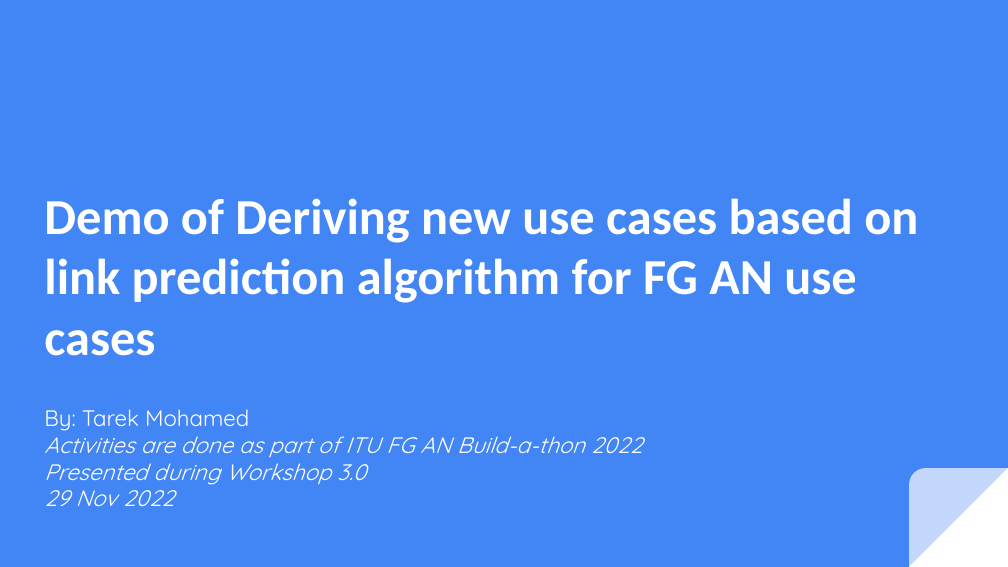
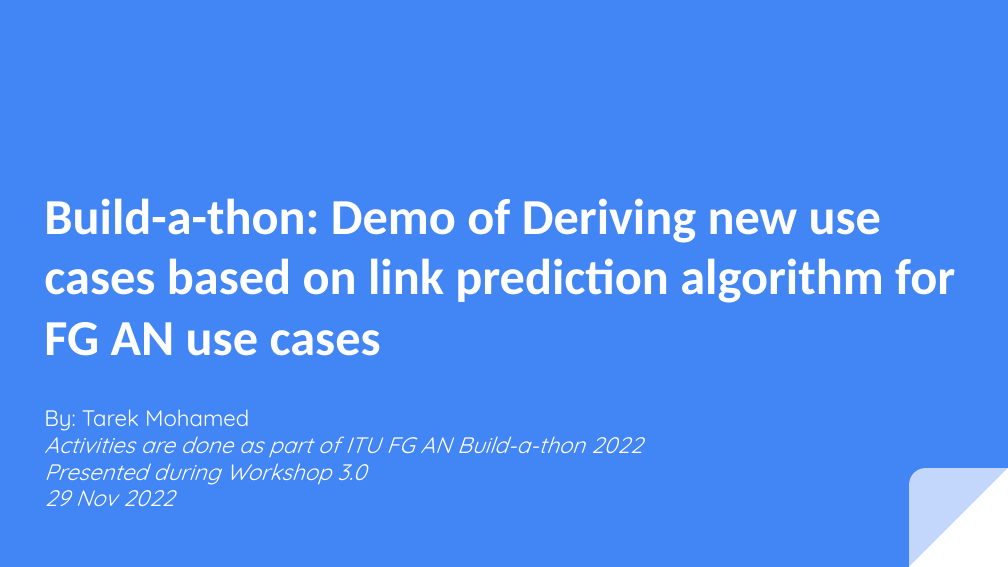
Before and after one commit to ITU-AI-ML-in-5G-Challenge/ITU-ML5G-PS-010-Build-a-thon-InnovNet, a slide deck: slide 1 of presentation/Final presentation of Deriving new use cases based on link prediction algorithm for FG AN use cases.pptx. Drawn at 1008x567 pixels with LibreOffice and Linux fonts; fonts in the diff are those of the drawing. Boxes give left, top, right and bottom in pixels: in the first picture for what was removed or moved away, otherwise in the second. Text is boxed around its words. In the diff, an @@ line names an element or a change of style, - is before the commit and + after.

```diff
--- a/presentation/Final presentation of Deriving new use cases based on link prediction algorithm for FG AN use cases.pptx
+++ b/presentation/Final presentation of Deriving new use cases based on link prediction algorithm for FG AN use cases.pptx
@@ title at (x1=44, y1=198, x2=955, y2=356): text changed @@
-Demo of Deriving new use cases based on link prediction algorithm for FG AN use cases
+Build-a-thon: Demo of Deriving new use cases based on link prediction algorithm for FG AN use cases
```
Also in this commit, not shown: 3 other slides changed.
